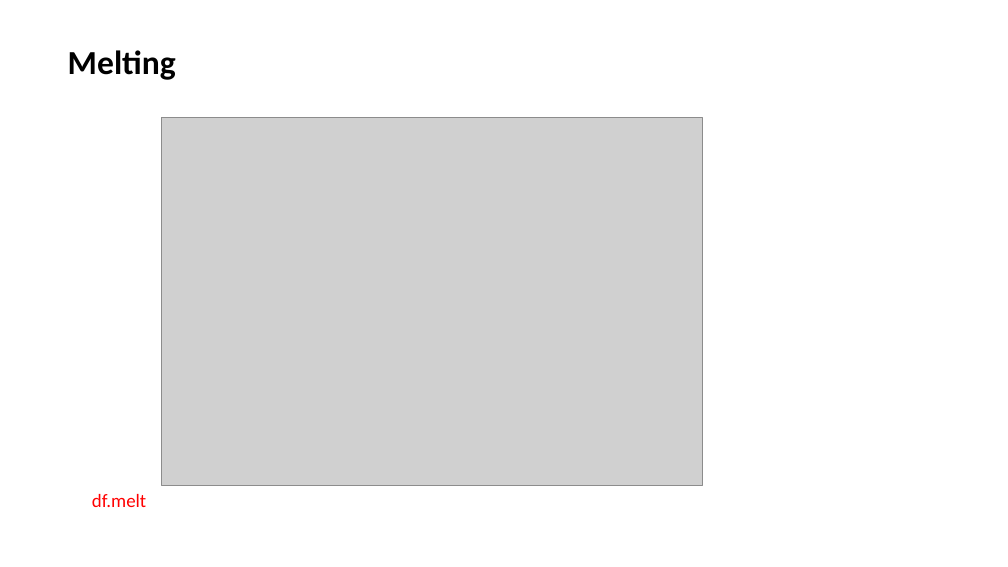
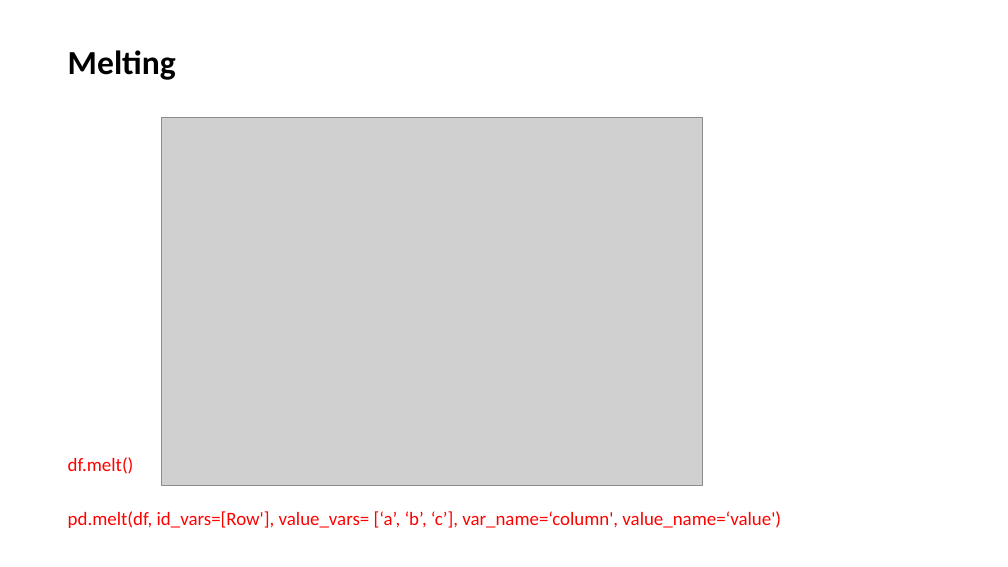
Before and after one commit to nicksavill/DEB_development, a slide deck: slide 9 of Week_2/TIdy_data.pptx (slide 8 before the commit). Drawn at 1008x567 pixels with LibreOffice and Linux fonts; fonts in the diff are those of the drawing; grey boxes stand for pictures. Boxes give left, top, right and bottom in pixels: in the first picture for what was removed or moved away, otherwise in the second. Text is boxed around its words. In the diff, an @@ line names an element or a change of style, - is before the commit and + after.

```diff
--- a/Week_2/TIdy_data.pptx
+++ b/Week_2/TIdy_data.pptx
@@ text at bbox=[68, 457, 134, 474]: text changed @@
-df.melt
+df.melt()
@@ text added at bbox=[68, 511, 781, 528], 18 pt, text #FF0000 @@
+pd.melt(df, id_vars=[Row'], value_vars= [‘a’, ‘b’, ‘c’], var_name=‘column', value_name=‘value')
```
Also in this commit, not shown: 2 other slides changed, 18 other files.
